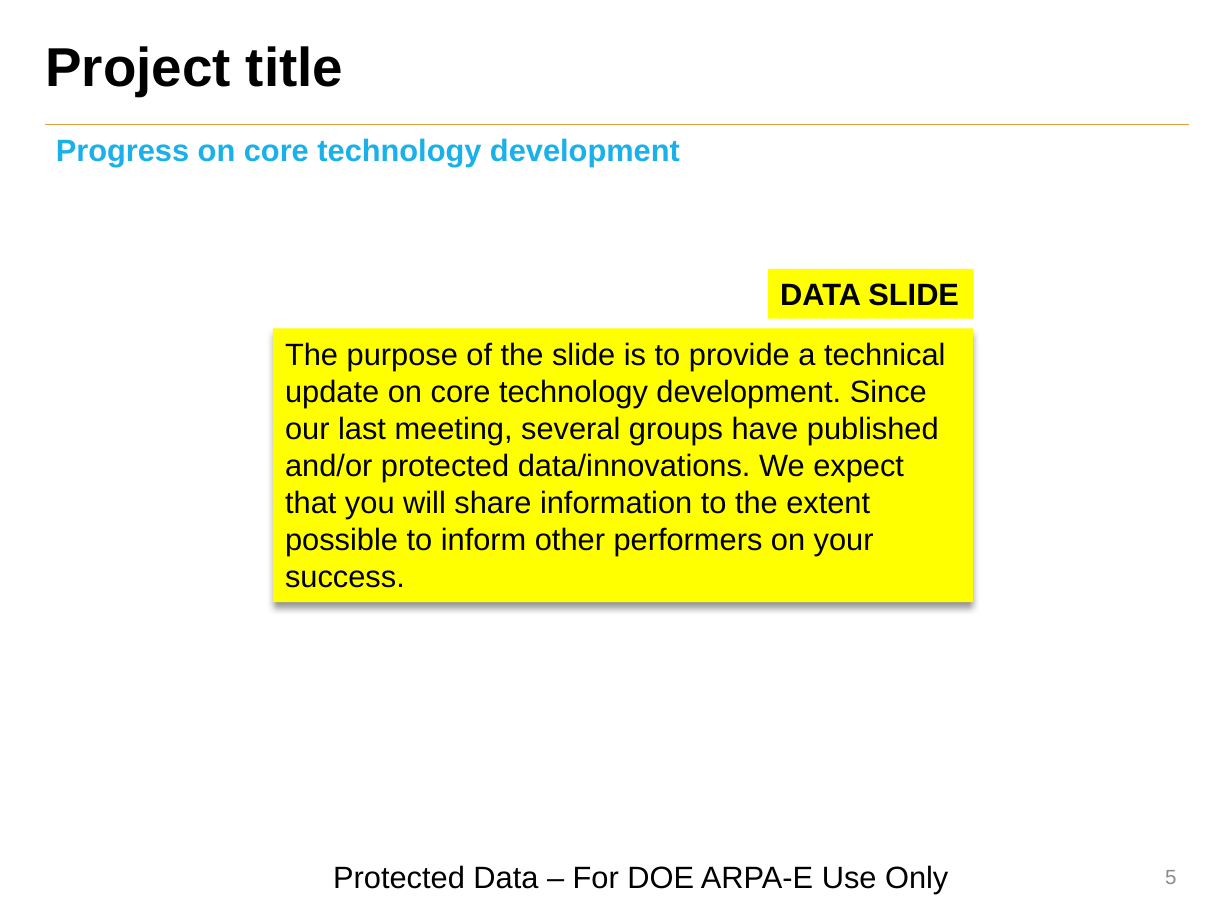
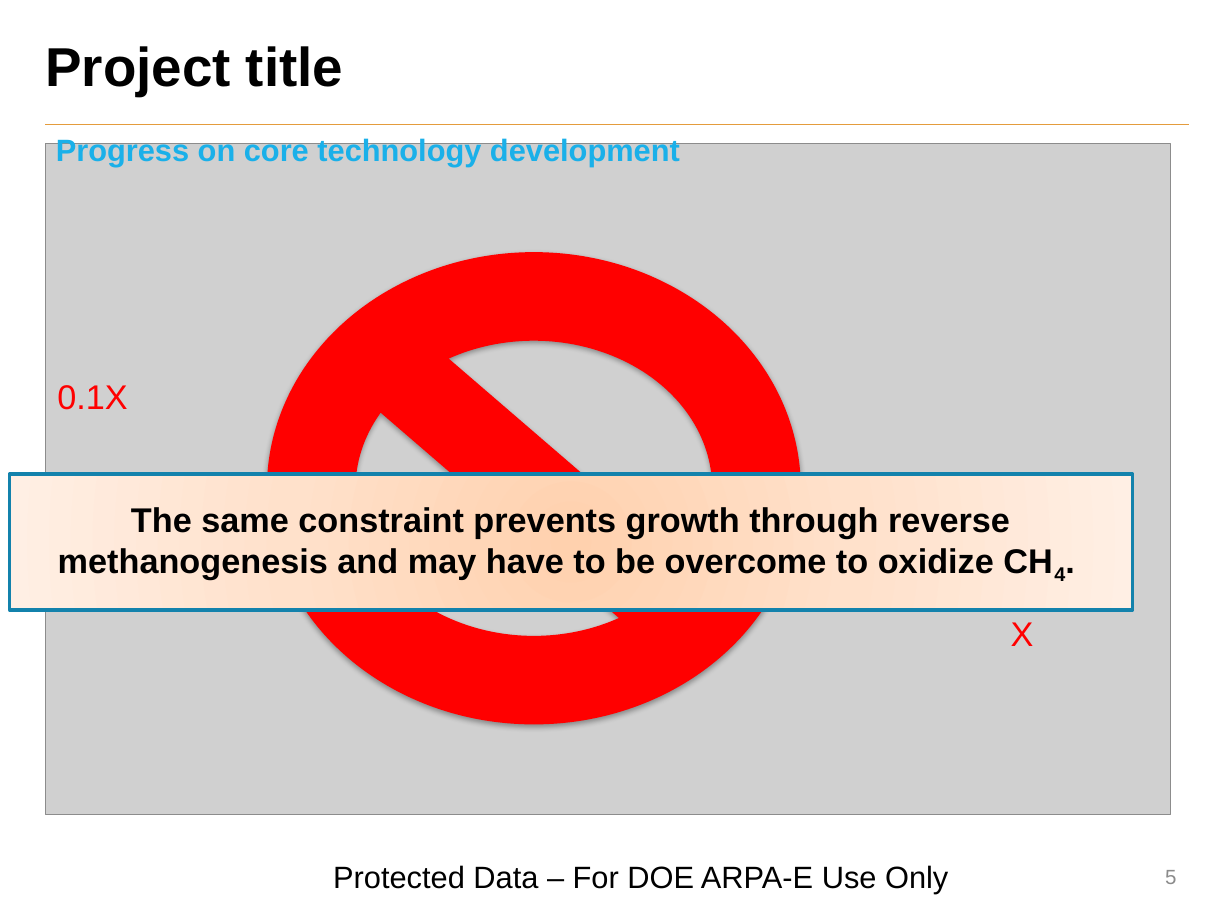
Before and after one commit to marichards/methanococcus, a slide deck: slide 5 of Reports/2016_01_summit.pptx. Drawn at 1232x924 pixels with LibreOffice and Linux fonts; fonts in the diff are those of the drawing; grey boxes stand for pictures; background and template pictures are left out. Boxes give left, top, right and bottom in pixels: in the first picture for what was removed or moved away, otherwise in the second. Text is boxed around its words. In the diff, an @@ line names an element or a change of style, - is before the commit and + after.

```diff
--- a/Reports/2016_01_summit.pptx
+++ b/Reports/2016_01_summit.pptx
@@ picture added at [46,144,1170,816] @@
@@ no-entry sign added at [267,253,801,724], fill #FF0000 @@
@@ rectangle removed at [768,269,973,318] @@
-DATA SLIDE
@@ rectangle removed at [274,329,973,602] @@
-The purpose of the slide is to provide a technical update on core technology development. Since our last meeting, several groups have published and/or protected data/innovations. We expect that you will share information to the extent possible to inform other performers on your success.
@@ text added at [57,385,127,410], 20 pt, text #FF0000 @@
+0.1X
@@ rectangle added at [10,474,1133,610], fill gradient #FFD2AF to #FFE1CC to #FFF0E6, outline #1382AC 2 pt, 20 pt, text #000000, bold @@
+The same constraint prevents growth through reverse methanogenesis and may have to be overcome to oxidize CH4.
@@ text added at [1011,622,1034,646], 20 pt, text #FF0000 @@
+X
```
Also in this commit, not shown: 1 other slide changed, 1 slide added, 1 slide removed, 8 other files.
